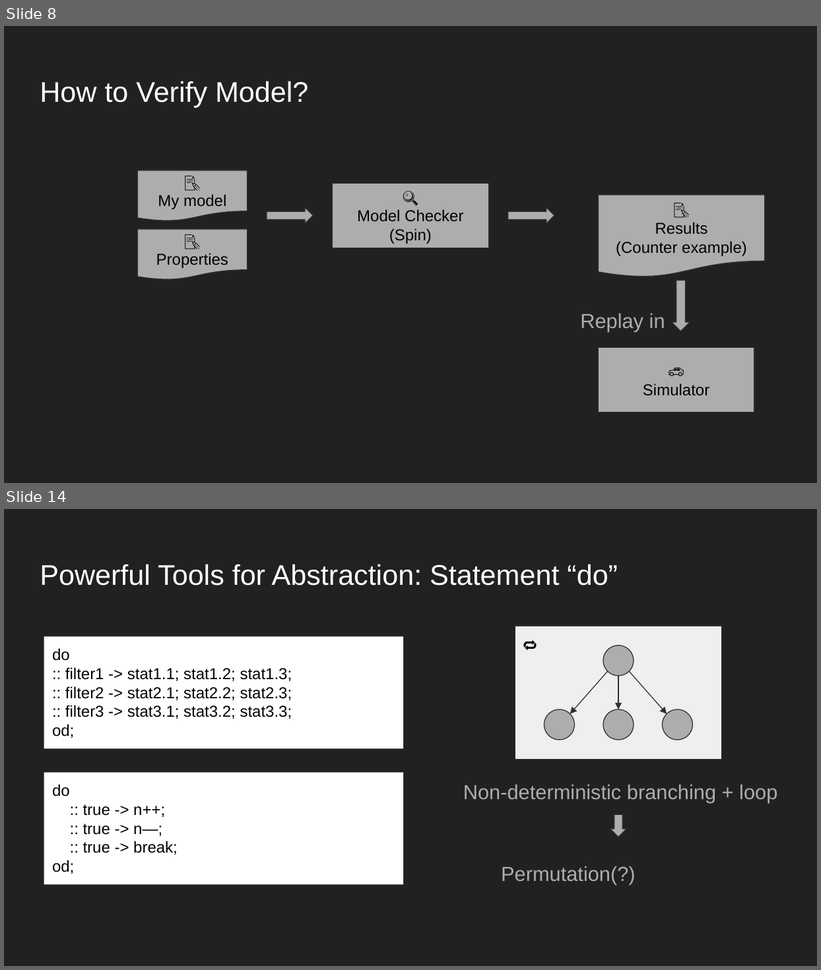
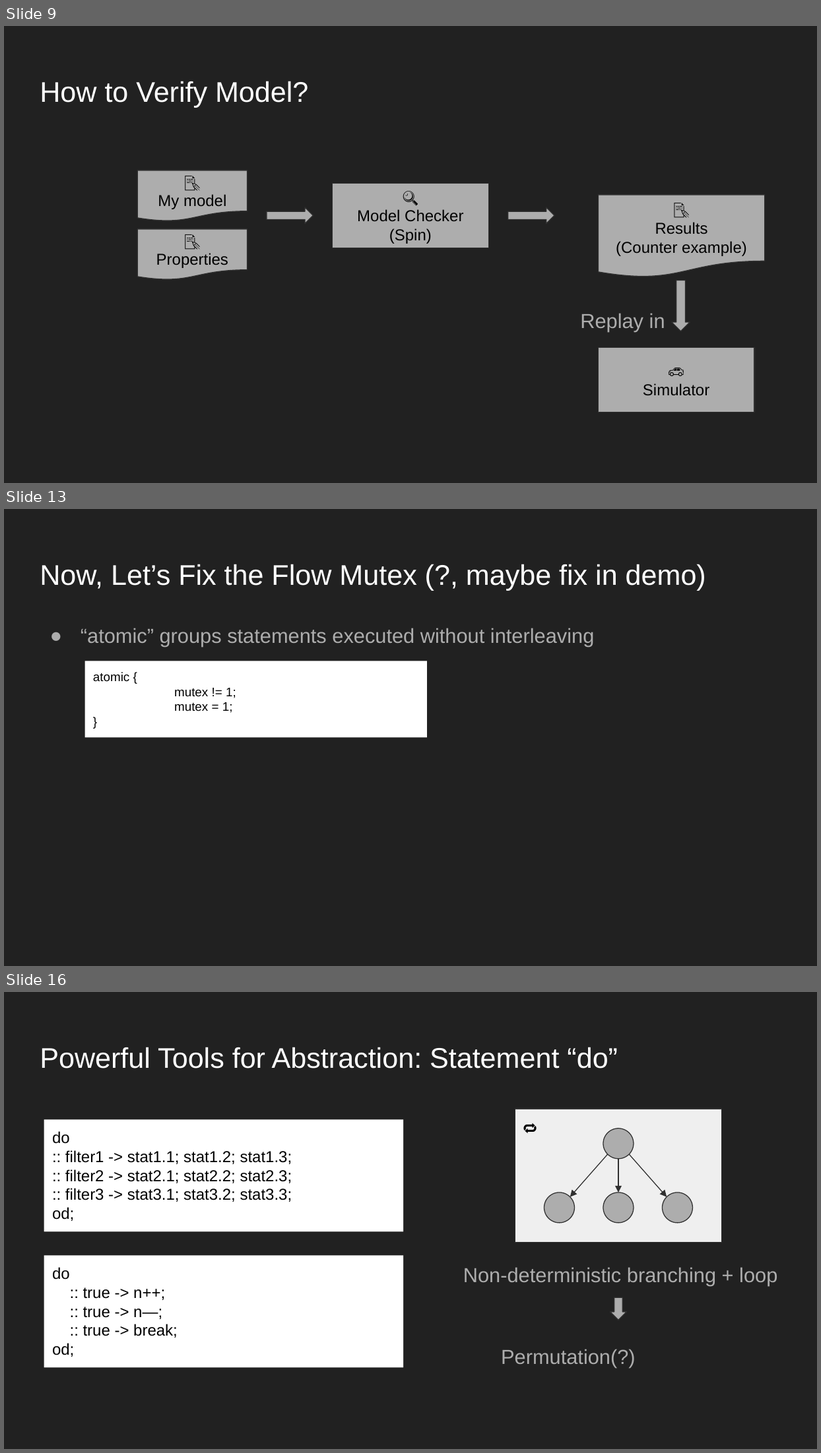
Before and after one commit to LeoXS/model_checking_ppt, a slide deck: Model Checking with Spin Model Checker.pptx. Shown one above the other, each under a label of ours: slides 8 and 14 before the commit, slides 9, 13 and 16 after it; the slides between them are not shown. The pictures are 821x970 and 821x1453 pixels, drawn with LibreOffice and Linux fonts; fonts in the diff are those of the drawing. Boxes give left, top, right and bottom in pixels: in the first picture for what was removed or moved away, otherwise in the second. Text is boxed around its words. In the diff, an @@ line names an element or a change of style, - is before the commit and + after.

```diff
--- a/Model Checking with Spin Model Checker.pptx
+++ b/Model Checking with Spin Model Checker.pptx
@@ slide 13 added at <box>4,509,817,966</box>, background #212121 @@
@@ title added at <box>40,564,706,590</box>, 25.2 pt, text #FFFFFF @@
+Now, Let’s Fix the Flow Mutex (?, maybe fix in demo)
@@ text added at <box>81,628,594,647</box>, 18 pt, text #ADADAD @@
+● “atomic” groups statements executed without interleaving
@@ rectangle added at <box>85,661,428,737</box>, fill #FFFFFF, 11 pt, text #000000 @@
+atomic {
+mutex != 1;
+mutex = 1;
+}
@@ what was slide 8 is now slide 9 @@
@@ what was slide 14 is now slide 16 @@
```
Also in this commit, not shown: 11 slides changed, 9 other slides added, 1 slide removed, 7 other files.
